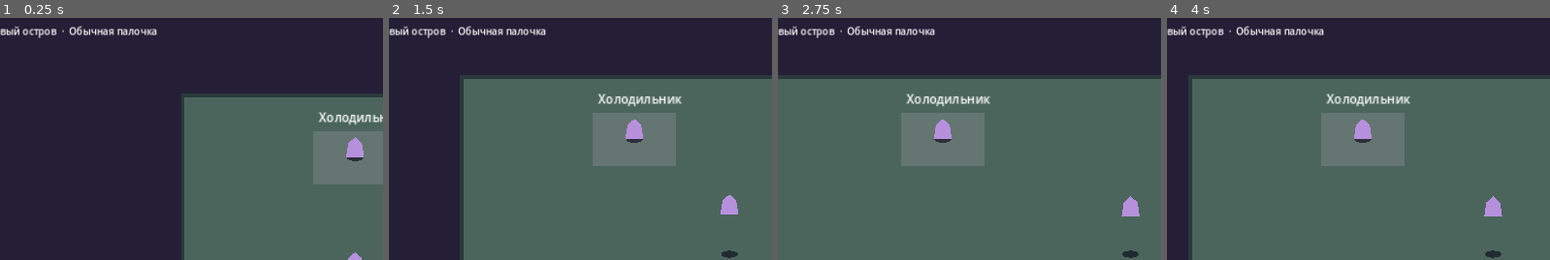
Above: before the commit, frames 1-4 (left to right).
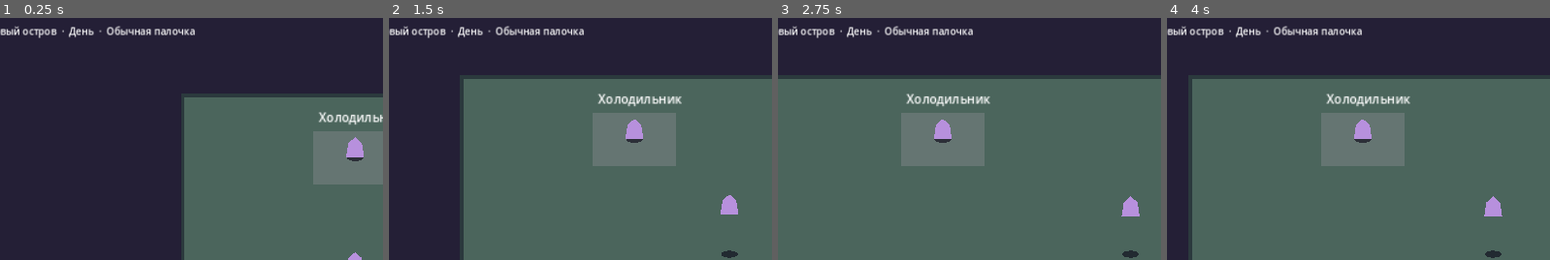
Above: after the commit, the same moments.

Repository: 0ri-space-cat/luna-dev-mode
Game: Godot game, scene res://scenes/skeleton/start_island.tscn
The game is run twice, just before and just after one commit, with the same random seed, the same clock (stepped at 60 frames per second) and the same inputs. This scene is started directly instead of the project's main scene.
Inputs (mouse positions are % of the whole screen's width and height, from its top left):
- Up to frame 1 (0.25 s): no input
- Up to frame 2 (1.5 s): tap Enter at 0.5 s; move the mouse to (72, 45) at 0.52 s; hold Right (ui_right) 0.53-1.25 s; hold E 0.53-1.25 s; click (72, 45) at 0.67 s; tap Space at 0.77 s; tap F at 0.8 s; drag from (29, 55) to (44, 70) at 1.27 s
- Up to frame 3 (2.75 s): tap Space at 2 s; move the mouse to (60, 28) at 2.02 s; hold Right (ui_right) from 2.03 s (still down); hold E from 2.03 s (still down); tap F at 2.3 s
- Up to frame 4 (4 s): release Right (ui_right) at 2.75 s; release E at 2.75 s; drag from (44, 70) to (19, 35) at 2.77 s; tap Enter at 3.5 s; move the mouse to (80, 65) at 3.52 s; hold Left (ui_left) from 3.53 s (still down); hold I from 3.53 s (still down); tap Space at 3.77 s; tap F at 3.8 s
The pictures show only the part of the screen within x 5-55%, y 1-51%; the shares and areas given below are measured in that part.

The runs differ from the first frame. In frame 1, 0.8% of the frame differs, in the area x 17-51%, y 3-8%; in frame 2, 0.8%; in frame 3, 0.8%; in frame 4, 0.8%.

Commit message:
M3.47: Add shared world phases, camp rest and active effects

Diff:
--- a/game/scenes/skeleton/start_island.tscn
+++ b/game/scenes/skeleton/start_island.tscn
@@ -12,6 +12,8 @@
 
 [node name="Readout" type="Label" parent="."]
 visible = false
+
+[node name="WorldLight" type="CanvasModulate" parent="."]
 
 [node name="Interface" type="CanvasLayer" parent="."]
 
--- /dev/null
+++ b/game/scripts/runtime2d/active_duration_2d.gd
@@ -0,0 +1,37 @@
+extends RefCounted
+## Countdown in active gameplay seconds. Clock jumps and pauses do not tick it.
+
+signal active_changed(active: bool)
+
+var _limit: float
+var _remaining := 0.0
+
+var remaining: float:
+	get:
+		return _remaining
+
+
+func _init(limit: float) -> void:
+	_limit = limit
+
+
+func start() -> void:
+	restore(_limit)
+
+
+func tick(active_delta: float) -> void:
+	if _remaining > 0.0 and is_finite(active_delta) and active_delta > 0.0:
+		restore(maxf(0.0, _remaining - active_delta))
+
+
+func restore(seconds: Variant) -> bool:
+	if typeof(seconds) not in [TYPE_INT, TYPE_FLOAT]:
+		return false
+	var next := float(seconds)
+	if not is_finite(next) or next < 0.0 or next > _limit:
+		return false
+	var was_active := _remaining > 0.0
+	_remaining = next
+	if was_active != (_remaining > 0.0):
+		active_changed.emit(_remaining > 0.0)
+	return true
--- a/game/scripts/runtime2d/world_clock_2d.gd
+++ b/game/scripts/runtime2d/world_clock_2d.gd
@@ -12,8 +12,13 @@
 const FAST := "FAST"
 const SCALES := {SLOW: 0.5, NORMAL: 1.0, FAST: 2.0}
 const MINUTES_PER_DAY := 24 * 60
+const MORNING_MINUTE := 6 * 60
 const START_MINUTE := 9 * 60
+const EVENING_MINUTE := 18 * 60
+const NIGHT_MINUTE := 22 * 60
 const MINUTES_PER_SIM_SECOND := 1.0
+
+enum Phase { MORNING, DAY, EVENING, NIGHT }
 
 var mode := NORMAL
 var _day_minute: float = float(START_MINUTE)
@@ -47,6 +52,17 @@
 
 func minute_of_day() -> int:
 	return int(_day_minute)
+
+
+func phase() -> Phase:
+	var minute := minute_of_day()
+	if minute < MORNING_MINUTE or minute >= NIGHT_MINUTE:
+		return Phase.NIGHT
+	if minute < START_MINUTE:
+		return Phase.MORNING
+	if minute < EVENING_MINUTE:
+		return Phase.DAY
+	return Phase.EVENING
 
 
 func set_time_of_day(minute: float) -> bool:
--- a/game/scripts/skeleton/meadows_layout.gd
+++ b/game/scripts/skeleton/meadows_layout.gd
@@ -22,6 +22,7 @@
 const PLANK_START := Vector2(1435, 410)
 const PLANK_SIZE := Vector2(124, 42)
 const PLANK_BANK_OVERLAP := 8.0
+const CAMP_SPOT := Vector2(1290, 495)
 
 
 static func plank_support(point: Vector2, scale_factor: float) -> Dictionary:
@@ -55,3 +56,7 @@
 	canvas.draw_string(font, Vector2(1870, 597), "Высокий край")
 	canvas.draw_circle(Vector2(1770, 300), 33.0, Color("779080"))
 	canvas.draw_rect(Rect2(1925, 543, 38, 17), Color("9a8a87"))
+	canvas.draw_circle(CAMP_SPOT, 18.0, Color("6a574a"))
+	canvas.draw_circle(CAMP_SPOT, 9.0, Color("f4ad62"))
+	canvas.draw_circle(CAMP_SPOT + Vector2(0, -3), 4.0, Color("ffe2a0"))
+	canvas.draw_rect(Rect2(CAMP_SPOT + Vector2(20, -9), Vector2(30, 18)), Color("d0afbc"))
--- a/game/scripts/skeleton/start_island.gd
+++ b/game/scripts/skeleton/start_island.gd
@@ -2,6 +2,8 @@
 ## Continuous P9-03 graybox. The island and meadows share the simulation and camera.
 
 const Meadows = preload("res://scripts/skeleton/meadows_layout.gd")
+const WorldClock = preload("res://scripts/runtime2d/world_clock_2d.gd")
+const ActiveDuration = preload("res://scripts/runtime2d/active_duration_2d.gd")
 const ISLAND_ID := "ET_START_ISLAND"
 const FRIDGE_ID := "START_FRIDGE"
 const BRIDGE_YETI_ID := "START_YETI"
@@ -13,6 +15,15 @@
 const INTERACT_REACH := 64.0
 const DONUT_REFILL_SECONDS := 8.0
 const SAVE_PATH := "user://luna_start_island.json"
+const CAMP_REACH := 40.0
+const PHASE_LABELS := {
+	WorldClock.Phase.MORNING: "Утро", WorldClock.Phase.DAY: "День",
+	WorldClock.Phase.EVENING: "Вечер", WorldClock.Phase.NIGHT: "Ночь",
+}
+const PHASE_TINTS := {
+	WorldClock.Phase.MORNING: Color("e8dcef"), WorldClock.Phase.DAY: Color.WHITE,
+	WorldClock.Phase.EVENING: Color("e9b8a8"), WorldClock.Phase.NIGHT: Color("8194c6"),
+}
 const ISLAND_DECKS: Array[Dictionary] = [
 	{"bounds": Rect2(95, 142, 565, 456), "height": 0.0},
 	{"bounds": Rect2(623, 344, 261, 60), "height": 0.0},
@@ -26,7 +37,11 @@
 var has_donut := false
 var donut_refill := 0.0
 var retreat_step := -1
-var ice_remaining := 0.0
+var world_clock := WorldClock.new()
+var _ice_duration := ActiveDuration.new(Meadows.ICE_SECONDS)
+var ice_remaining: float:
+	get:
+		return _ice_duration.remaining
 var freeze_selected := false
 var _initial_meadow_states: Array[Dictionary] = []
 var _plank_surface := {}
@@ -35,6 +50,7 @@
 @onready var _camera: Camera2D = $Camera
 @onready var _status: Label = $Interface/Status
 @onready var _prompt: Label = $Interface/Prompt
+@onready var _world_light: CanvasModulate = $WorldLight
 
 
 func _location_id() -> String:
@@ -54,6 +70,9 @@
 
 
 func _ready() -> void:
+	world_clock.minute_changed.connect(_update_world_light)
+	_ice_duration.active_changed.connect(_update_ice_support)
+	_update_world_light()
 	_decks.assign(ISLAND_DECKS)
 	for bounds in Meadows.DECKS:
 		_decks.append({"bounds": bounds, "height": 0.0})
@@ -137,21 +156,25 @@
 	if keyboard:
 		_apply_keyboard_input()
 	if not is_instance_valid(_debug_editor):
+		world_clock.advance(delta)
 		donut_refill = maxf(0.0, donut_refill - delta)
-		if ice_remaining > 0.0:
-			_set_ice_time(maxf(0.0, ice_remaining - delta))
+		_ice_duration.tick(delta)
 		_update_yeti_route()
 		_refresh_plank_surface()
 	_camera.position = actor.position
 	var area := "Большие луга" if actor.position.x >= Meadows.WEST_BOUNDARY else "Стартовый остров"
 	var wand := "Обычная палочка" if access.wand_mode == AccessState.ORDINARY else access.wand_mode
-	_status.text = "%s  ·  %s" % [area, wand]
+	_status.text = "%s  ·  %s  ·  %s" % [area, PHASE_LABELS[world_clock.phase()], wand]
 	if has_donut:
 		_status.text += "  ·  Пончик"
 	if freeze_selected:
 		_status.text += "  ·  Заморозка"
 	var action := _nearby_action()
 	_prompt.text = "" if action.is_empty() or is_instance_valid(_debug_editor) else "E  " + action
+
+
+func _update_world_light(_minute: int = 0) -> void:
+	_world_light.color = PHASE_TINTS[world_clock.phase()]
 
 
 func _update_yeti_route() -> void:
@@ -192,9 +215,16 @@
 				and actor.position.distance_squared_to(plank.position) <= ElevationBody.BOARD_RADIUS * ElevationBody.BOARD_RADIUS \
 				and absf(actor.motion.elevation - plank.motion.elevation) <= ElevationBody.BOARD_HEIGHT:
 			return "Взять доску"
+	if actor.motion.grounded and not actor.is_attached() \
+			and actor.position.distance_squared_to(Meadows.CAMP_SPOT) <= CAMP_REACH * CAMP_REACH:
+		return "Отдохнуть до утра" if _rest_until_morning() else "Отдохнуть до ночи"
 	if freeze_selected and _can_freeze_creek():
 		return "Заморозить воду"
 	return ""
+
+
+func _rest_until_morning() -> bool:
+	return world_clock.phase() in [WorldClock.Phase.EVENING, WorldClock.Phase.NIGHT]
 
 
 func _plank_placement(plank: EntityBody) -> Vector2:
@@ -230,14 +260,12 @@
 	return actor.position.distance_squared_to(closest) <= Meadows.FREEZE_REACH * Meadows.FREEZE_REACH
 
 
-func _set_ice_time(seconds: float) -> void:
-	if seconds > 0.0 and ice_remaining <= 0.0:
+func _update_ice_support(active: bool) -> void:
+	if active:
 		_surfaces.append(Meadows.ICE_SURFACE)
-		queue_redraw()
-	elif seconds <= 0.0 and ice_remaining > 0.0:
+	else:
 		_surfaces.erase(Meadows.ICE_SURFACE)
-		queue_redraw()
-	ice_remaining = seconds
+	queue_redraw()
 
 
 func interact() -> bool:
@@ -256,8 +284,12 @@
 				retreat_step = 0
 			return true
 		"Заморозить воду":
-			_set_ice_time(Meadows.ICE_SECONDS)
+			_ice_duration.start()
 			return true
+		"Отдохнуть до утра":
+			return world_clock.set_time_of_day(WorldClock.MORNING_MINUTE)
+		"Отдохнуть до ночи":
+			return world_clock.set_time_of_day(WorldClock.NIGHT_MINUTE)
 		"Положить доску поперёк ручья":
 			var plank := entities.get_entity(Meadows.PLANK_ID) as EntityBody
 			if not actor.try_place_carried(_plank_placement(plank), 0.0):
@@ -315,6 +347,7 @@
 		"donut_refill": donut_refill, "retreat_step": retreat_step,
 	}
 	data["meadows"] = {"ice_remaining": ice_remaining, "layout_version": 2}
+	data["world_clock"] = world_clock.snapshot()
 	return data
 
 
@@ -325,6 +358,9 @@
 		return false
 	var next_access := AccessState.new()
 	var next_projection := WandProjection.new()
+	var next_clock := WorldClock.new()
+	if data.has("world_clock") and not next_clock.restore(data["world_clock"]):
+		return false
 	var access_data: Variant = island.get("access")
 	var projection_data: Variant = island.get("projection")
 	var food: Variant = island.get("has_donut")
@@ -342,9 +378,8 @@
 	var meadow_state: Variant = data.get("meadows", {"ice_remaining": 0.0})
 	if not meadow_state is Dictionary:
 		return false
-	var ice: Variant = meadow_state.get("ice_remaining")
-	if typeof(ice) not in [TYPE_INT, TYPE_FLOAT] or not is_finite(float(ice)) \
-			or float(ice) < 0.0 or float(ice) > Meadows.ICE_SECONDS:
+	var next_ice := ActiveDuration.new(Meadows.ICE_SECONDS)
+	if not next_ice.restore(meadow_state.get("ice_remaining")):
 		return false
 	var layout: Variant = meadow_state.get("layout_version", 1)
 	if typeof(layout) not in [TYPE_INT, TYPE_FLOAT] or float(layout) not in [1.0, 2.0]:
@@ -372,14 +407,15 @@
 		return false
 	var previous_ice := ice_remaining
 	var previous_plank := _plank_surface
-	_set_ice_time(float(ice))
+	_ice_duration.restore(next_ice.remaining)
 	_set_plank_surface(_saved_plank_surface(plank))
 	if not super.apply_snapshot(candidate):
-		_set_ice_time(previous_ice)
+		_ice_duration.restore(previous_ice)
 		_set_plank_surface(previous_plank)
 		return false
 	access = next_access
 	projection = next_projection
+	world_clock.restore(next_clock.snapshot())
 	has_donut = food
 	donut_refill = float(refill)
 	retreat_step = int(step)
--- /dev/null
+++ b/game/tests/test_skeleton_world_time.gd
@@ -0,0 +1,83 @@
+extends SceneTree
+
+const Start = preload("res://scenes/skeleton/start_island.tscn")
+const Clock = preload("res://scripts/runtime2d/world_clock_2d.gd")
+const Access = preload("res://scripts/runtime2d/access_state_2d.gd")
+const Meadows = preload("res://scripts/skeleton/meadows_layout.gd")
+
+
+func _initialize() -> void:
+	call_deferred("_run")
+
+
+func _run() -> void:
+	var scene = Start.instantiate()
+	scene.keyboard = false
+	root.add_child(scene)
+	await physics_frame
+	assert(scene.world_clock.phase() == Clock.Phase.DAY)
+	var daylight: Color = scene.get_node("WorldLight").color
+
+	assert(scene.world_clock.set_time_of_day(Clock.EVENING_MINUTE - 0.01))
+	await physics_frame
+	await physics_frame
+	assert(scene.world_clock.phase() == Clock.Phase.EVENING)
+	assert(scene.get_node("WorldLight").color != daylight)
+
+	_place(scene, Vector2(1480, 350))
+	scene.freeze_selected = true
+	assert(scene.interact())
+	var ice_before: float = scene.ice_remaining
+	assert(ice_before > 0.0)
+	_place(scene, Meadows.CAMP_SPOT)
+	scene.has_donut = true
+	assert(scene.interact())
+	assert(scene.world_clock.phase() == Clock.Phase.MORNING)
+	assert(scene.has_donut and scene.actor.position == Meadows.CAMP_SPOT)
+	assert(scene.ice_remaining == ice_before)
+	assert(scene.interact())
+	assert(scene.world_clock.phase() == Clock.Phase.NIGHT)
+	var night: Color = scene.get_node("WorldLight").color
+	assert(night != daylight)
+
+	var saved: Dictionary = JSON.parse_string(JSON.stringify(scene.make_snapshot()))
+	var invalid := saved.duplicate(true)
+	invalid["world_clock"]["day_minute"] = -1
+	assert(not scene.apply_snapshot(invalid))
+	assert(scene.world_clock.phase() == Clock.Phase.NIGHT)
+	scene.world_clock.set_time_of_day(Clock.START_MINUTE)
+	assert(scene.apply_snapshot(saved))
+	assert(scene.world_clock.phase() == Clock.Phase.NIGHT)
+	assert(scene.get_node("WorldLight").color == night)
+	assert(scene.actor.position == Meadows.CAMP_SPOT and scene.has_donut)
+	assert(is_equal_approx(scene.ice_remaining, ice_before))
+
+	# The editor pauses active seconds and the clock. Rest changes only the clock.
+	assert(scene.access.set_wand_mode(Access.PLAYFUL))
+	_place(scene, scene.FRIDGE_SPOT + Vector2(0, 34))
+	scene._toggle_debug_editor()
+	assert(is_instance_valid(scene._debug_editor))
+	var paused: Dictionary = scene.world_clock.snapshot()
+	var remaining: float = scene.ice_remaining
+	for tick in range(8):
+		await physics_frame
+	assert(scene.world_clock.snapshot() == paused and scene.ice_remaining == remaining)
+	scene._toggle_debug_editor()
+	for tick in range(8):
+		await physics_frame
+	assert(scene.world_clock.snapshot() != paused and scene.ice_remaining < remaining)
+
+	saved.erase("world_clock")
+	assert(scene.apply_snapshot(saved))
+	assert(scene.world_clock.minute_of_day() == Clock.START_MINUTE)
+	assert(scene.get_node("WorldLight").color == daylight)
+	print("P9-04: natural phases, camp rest, light, clock persistence and active effect time passed")
+	scene.queue_free()
+	await process_frame
+	quit()
+
+
+func _place(scene: Node, point: Vector2) -> void:
+	scene.actor.position = point
+	assert(scene.actor.motion.start_on_safe_support(point, 0.0, scene._surfaces))
+	scene.actor.location_id = scene._entity_location(point)
Not shown, changed: docs/manual/00_LUNA_PRODUCTION_MANUAL.md
Not shown, changed: docs/scenario/02_GREAT_MEADOWS.md
